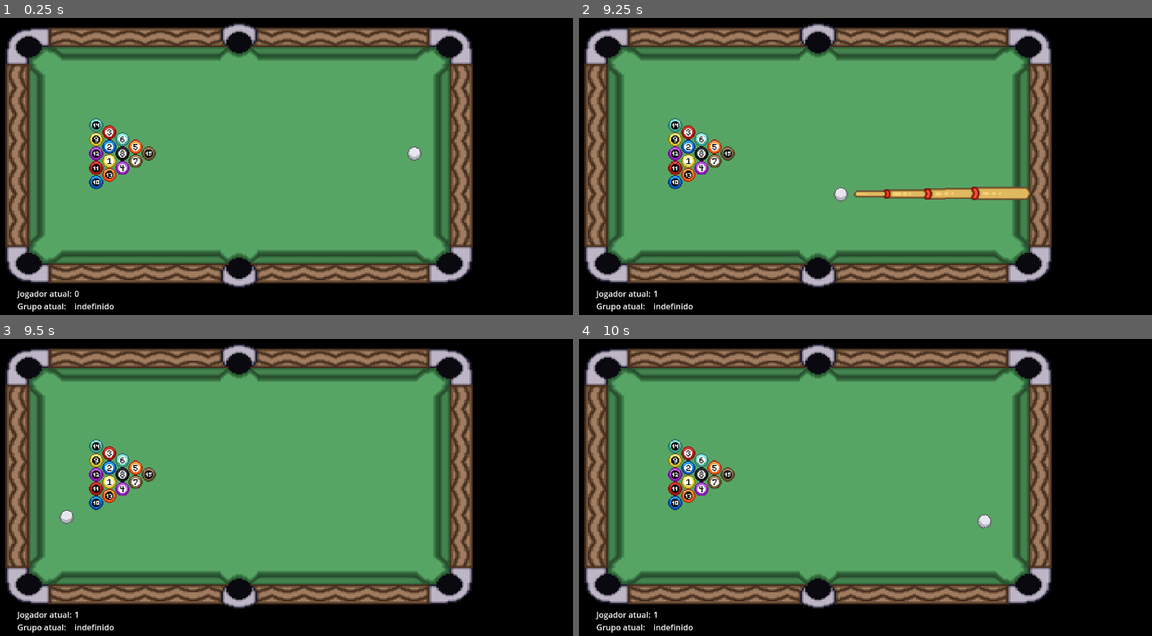
Above: before the commit, frames 1-4 (two rows, left to right).
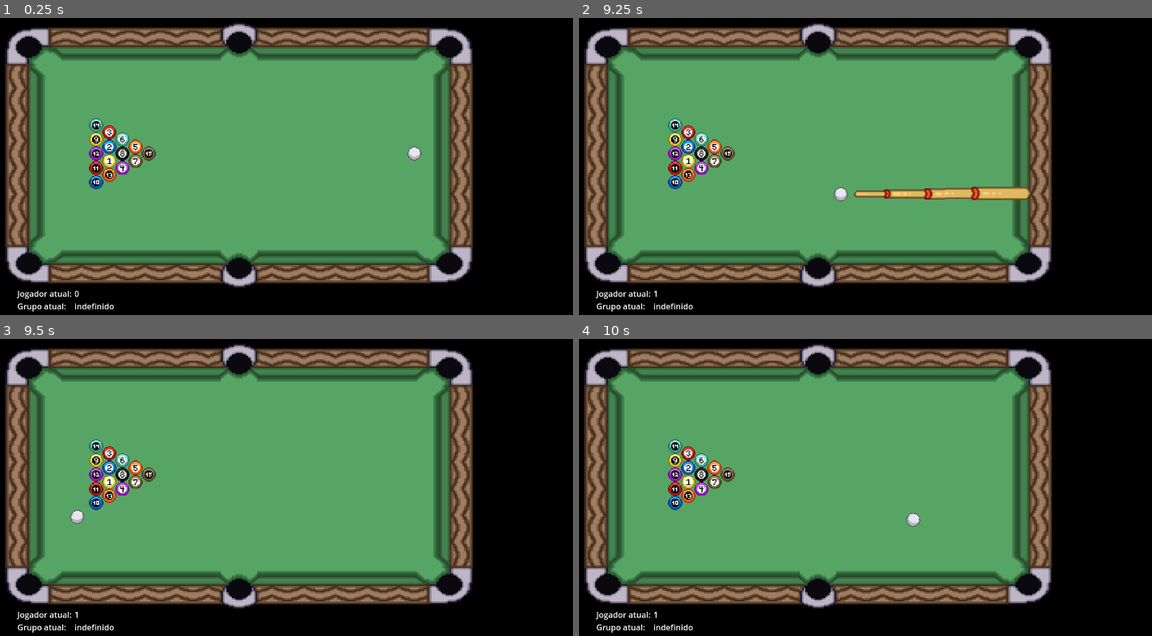
Above: after the commit, the same moments.

Repository: MathiasRLuz/Sinuca--8-Ball-Pool-
Game: Godot game, scene res://scenes/sinuca.tscn
Two runs of this game, one before a commit and one after it. Both use one fixed random seed, a clock stepped at 60 frames per second and the inputs below. This scene is started directly instead of the project's main scene. The engine's default icon, where the game draws it, is replaced by a stand-in: a white triangle on a blue panel in a dark square.
Inputs (mouse positions are in pixels of both pictures, inside the frame that each line leads up to):
- Up to frame 1 (0.25 s): no input
- Up to frame 2 (9.25 s): tap Enter at 0.5, 2.75, 7.25 s; move the mouse to (968, 116) at 0.52 s; hold D (right) 0.53-1.28 s; hold E (interact) 0.53-1.28 s; click (968, 116) at 0.67 s; tap Space at 0.77, 1.52, 2, 3.02, 3.77, 4.52, 6.02, 6.5, 6.77, 7.52, 8, 9.02 s; move the mouse to (699, 151) at 1.27 s; hold S (down) 1.28-2.03 s; tap E (interact) every 1.5 s from 1.35 to 8.85 s; move the mouse to (894, 53) at 2.02 s; hold D (right) 2.03-2.78 s; hold E (interact) 2.03-2.78 s; move the mouse to (796, 205) at 2.77 s; hold W (up) 2.78-3.53 s; click (796, 205) at 2.92 s; move the mouse to (1020, 187) at 3.52 s; hold E (interact) 3.53-4.28 s; hold A (left) 3.53-5.03 s; move the mouse to (636, 80) at 4.27 s; move the mouse to (859, 133) at 5.02 s; hold S (down) 5.03-5.78 s; hold E (interact) 5.03-5.78 s; click (859, 133) at 5.17 s; move the mouse to (733, 41) at 5.77 s; hold D (right) 5.78-6.53 s; move the mouse to (968, 116) at 6.52 s; hold W (up) 6.53-7.28 s; hold E (interact) 6.53-7.28 s; move the mouse to (699, 151) at 7.27 s; hold D (right) 7.28-8.03 s; click (699, 151) at 7.42 s; move the mouse to (894, 53) at 8.02 s; hold S (down) 8.03-8.78 s; hold E (interact) 8.03-8.78 s; move the mouse to (796, 205) at 8.77 s; hold A (left) from 8.78 s (still down)
- Up to frame 3 (9.5 s): keep holding A (left)
- Up to frame 4 (10 s): move the mouse to (1020, 508) at 9.52 s; release A (left) at 9.53 s; hold W (up) from 9.53 s (still down); hold E (interact) from 9.53 s (still down); click (1020, 508) at 9.67 s; tap Space at 9.77 s

Frames 1-2 are identical in both runs. In frame 3, 0.2% of the frame differs, in the area x 10-19%, y 48-63%; in frame 4, 0.2%, in the area x 15-72%, y 48-64%.

Commit message:
minotaur power

Diff:
--- a/scenes/sinuca.tscn
+++ b/scenes/sinuca.tscn
@@ -39,9 +39,10 @@
 [node name="Sinuca" type="Node" node_paths=PackedStringArray("skeletons")]
 script = ExtResource("1_4cjhd")
 ball_scene = ExtResource("2_g7l3x")
-current_enemy = 9
+current_enemy = 12
 skeletons = [NodePath("SkeletonPower"), NodePath("SkeletonPower2"), NodePath("SkeletonPower3")]
 force_first_player = 1
+minotaur_can_destroy_8_ball = false
 
 [node name="Mesa" parent="." instance=ExtResource("3_45acg")]
 
--- a/scripts/main.gd
+++ b/scripts/main.gd
@@ -52,7 +52,7 @@
 var medusa_petrified_ball : RigidBody2D = null
 var cyclops_eye = null
 var cyclops_eye_on_table := false
-
+@export var minotaur_can_destroy_8_ball := true
 var waiting_timer := false
 
 @export var debug_slow_time := false
@@ -775,10 +775,10 @@
 			cyclops_power()
 		show_cue()
 
-func selecionar_numeros_aleatorios(qtd,max_num):
-	# Criar um array com os números de 0 a 5
-	var numeros = Array(range(max_num))
-
+
+#region Powers
+
+func selecionar_numeros_aleatorios(qtd:int,numeros:Array):
 	# Embaralhar o array
 	numeros.shuffle()
 
@@ -792,7 +792,7 @@
 	var tween = get_tree().create_tween()
 
 	# Pega o valor atual da modulate do Sprite (que inclui o alpha)
-	var start_modulate = sprite.modulate
+	var _start_modulate = sprite.modulate
 
 	# Configura o tween para modificar o alpha de 1.0 até 0.0
 	tween.tween_property(sprite, "modulate:a", 0.0, duration)
@@ -805,13 +805,55 @@
 	var tween = get_tree().create_tween()
 
 	# Pega o valor atual da modulate do Sprite (que inclui o alpha)
-	var start_modulate = sprite.modulate
+	var _start_modulate = sprite.modulate
 
 	# Configura o tween para modificar o alpha de 0.0 até 1.0
 	tween.tween_property(sprite, "modulate:a", 1.0, duration)
 
 	# Iniciar o tween
 	tween.play()
+
+func minotaur_power():
+	#instantly destroy two balls from his group
+	print("Instantly destroy two balls from his group")
+	var group = []
+	if grupo_jogador == 1:
+		group = grupo_maior
+	else:
+		group = grupo_menor
+	var selected_balls = []
+	if len(group)<2 and minotaur_can_destroy_8_ball:
+		if len(group)>0:
+			selected_balls = [group[0],8]
+		else:
+			selected_balls = [8]
+	else:
+		selected_balls = selecionar_numeros_aleatorios(2,group)
+	for b in get_tree().get_nodes_in_group("bolas"):
+		if b.name != "Bola":
+			for selected in selected_balls:
+				if selected == b.name.to_int():
+					print("Destroyed ", b.name)
+					if b.name == "8":
+						fim_de_partida(1) # bot vence
+						return
+					minotaur_destroy_ball(b)
+
+func minotaur_destroy_ball(body):
+	if grupo_maior.has(body.name.to_int()):
+		grupo_maior.erase(body.name.to_int())
+	elif grupo_menor.has(body.name.to_int()):
+		grupo_menor.erase(body.name.to_int())
+	all_potted.append(body.name.to_int())
+	var b_sprite = Sprite2D.new()
+	add_child(b_sprite)
+	b_sprite.texture = body.get_node("Sprite2D").texture
+	b_sprite.hframes = body.get_node("Sprite2D").hframes
+	b_sprite.vframes = body.get_node("Sprite2D").vframes
+	b_sprite.frame = body.get_node("Sprite2D").frame
+	b_sprite.scale = body.get_node("Sprite2D").scale
+	b_sprite.position = get_potted_ball_position()
+	body.queue_free()
 
 func cyclops_power(activate := true):
 	if not all_potted.has("olho"):
@@ -855,7 +897,7 @@
 func golem_power(activate := true):
 	if activate:
 		var number_of_rocks = randi_range(1,3)
-		var indices = selecionar_numeros_aleatorios(number_of_rocks,len(buracos))
+		var indices = selecionar_numeros_aleatorios(number_of_rocks,Array(range(len(buracos))))
 		$GolemPower.visible = true
 		$GolemPower.global_position = buracos[indices[0]].global_position
 		$GolemPower/Sprite.frame = randi_range(0,1)
@@ -924,6 +966,7 @@
 		$SlimePower3.global_position = Vector2(-625,194)
 		$SlimePower3.visible = false
 
+#endregion
 func hide_cue():
 	$Taco.set_process(false)
 	$Taco.hide()
@@ -956,8 +999,10 @@
 
 func _input(event):
 	if event.is_action_pressed("interact"):
-		if force_victory: GlobalData.enemy_defeated(GlobalData.current_enemy_name) # força vitória do jogador
-		get_tree().change_scene_to_file(GlobalData.last_scene_before_battle)
+		if current_enemy == GlobalData.Npcs.MINOTAURO and grupo_jogador != 0:
+			minotaur_power()
+		#if force_victory: GlobalData.enemy_defeated(GlobalData.current_enemy_name) # força vitória do jogador
+		#get_tree().change_scene_to_file(GlobalData.last_scene_before_battle)
 
 # Called every frame. 'delta' is the elapsed time since the previous frame.
 func _process(_delta):
@@ -1199,7 +1244,7 @@
 	elif body == cyclops_eye:
 		if grupo_maior.has("olho"):
 			grupo_maior.erase("olho")
-		if grupo_menor.has("olho"):
+		elif grupo_menor.has("olho"):
 			grupo_menor.erase("olho")
 		potted.append(body)
 		all_potted.append("olho")
